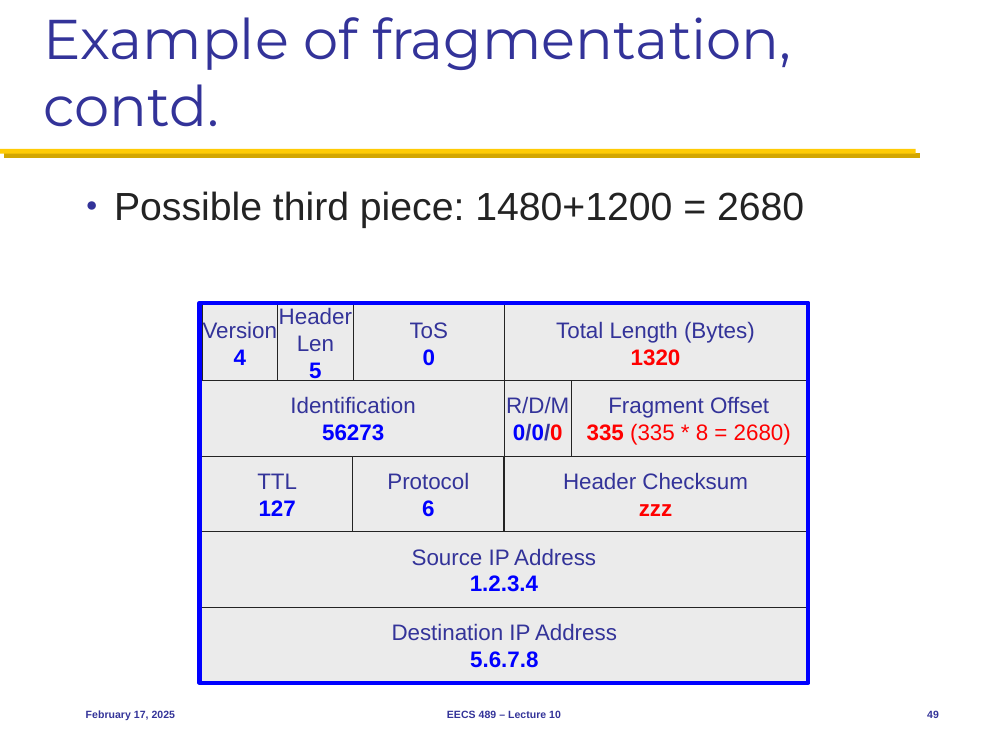
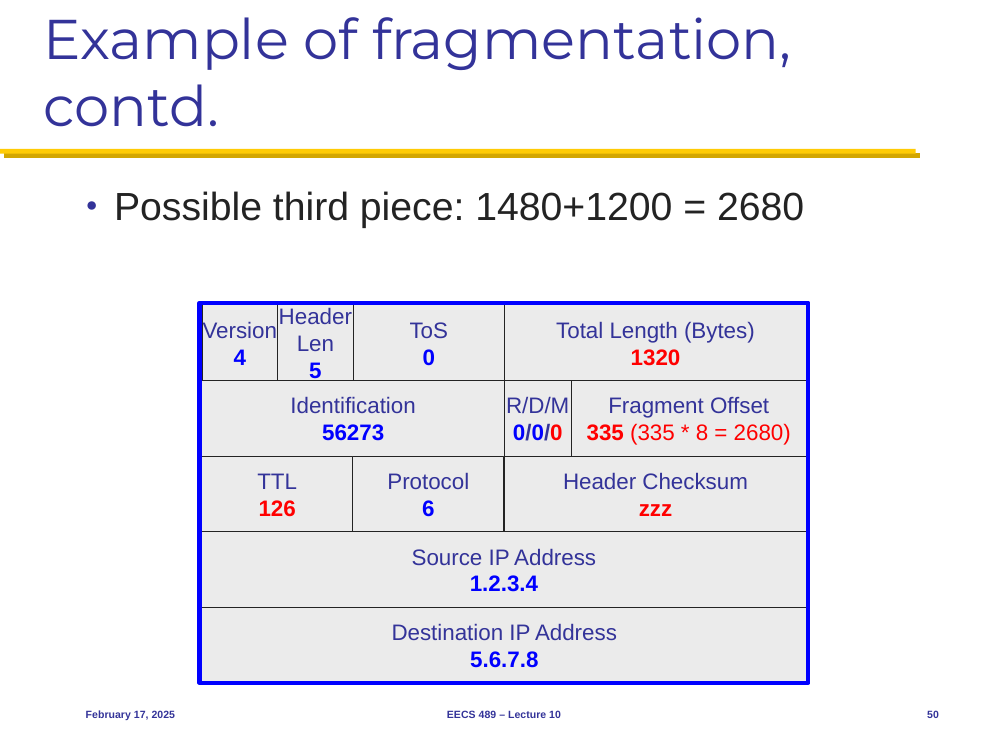
Before and after one commit to mosharaf/eecs489, a slide deck: slide 50 of Slides/021725.pptx (slide 49 before the commit). Drawn at 1008x756 pixels with LibreOffice and Linux fonts; fonts in the diff are those of the drawing. Boxes give left, top, right and bottom in pixels: in the first picture for what was removed or moved away, otherwise in the second. Text is boxed around its words. In the diff, an @@ line names an element or a change of style, - is before the commit and + after.

```diff
--- a/Slides/021725.pptx
+++ b/Slides/021725.pptx
@@ text in rectangle at box(259, 500, 296, 517): text changed; text colour #0000FF to #FF0000 @@
-127
+126
@@ page number at box(927, 711, 939, 718): text changed @@
-49
+50
```
Also in this commit, not shown: 2 other slides changed, 1 slide added, 1 other file.
